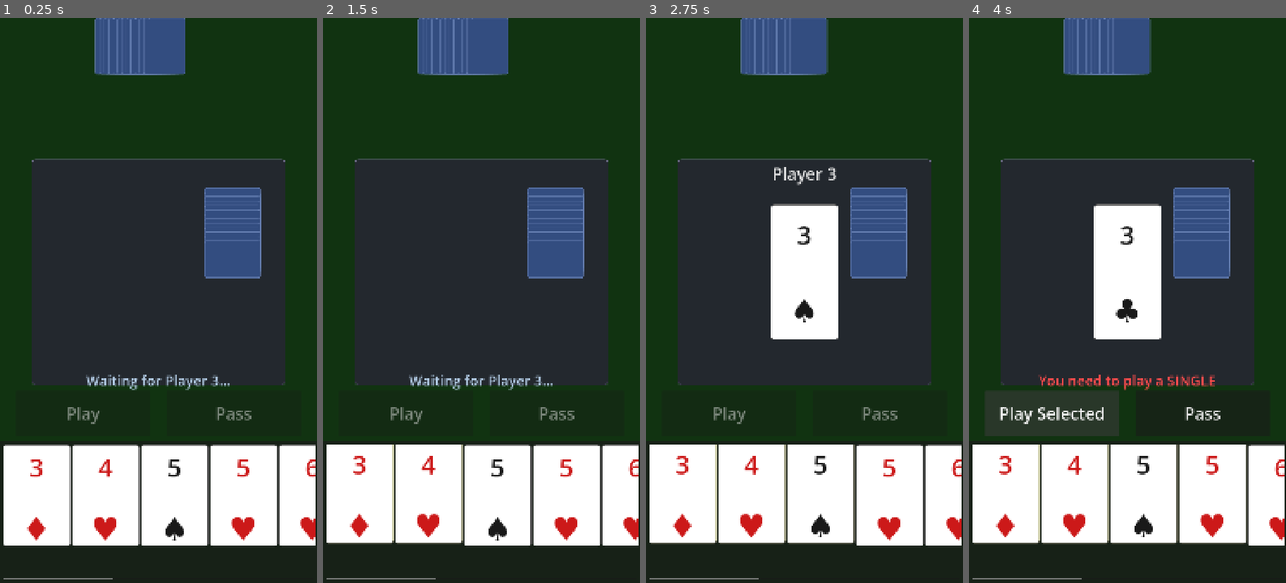
Above: before the commit, frames 1-4 (left to right).
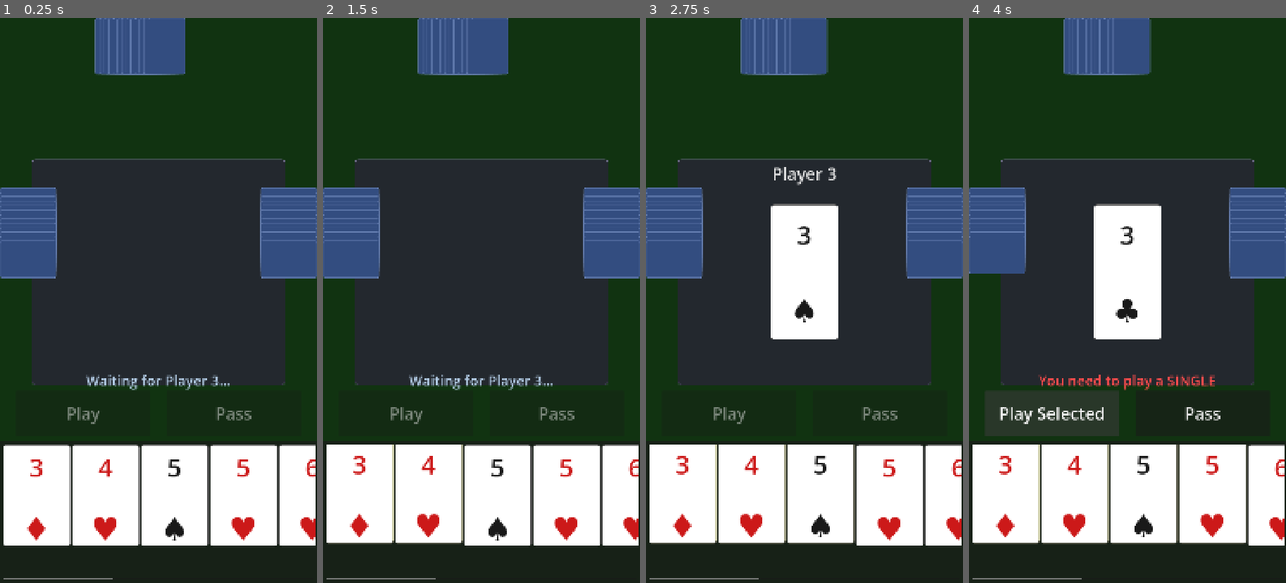
Above: after the commit, the same moments.

Repository: binhrobles/thirteen
Game: Godot game, scene res://scenes/main.tscn
The game is run twice, just before and just after one commit, with the same random seed, the same clock (stepped at 60 frames per second) and the same inputs.
Inputs (mouse positions are in pixels of both pictures, inside the frame that each line leads up to):
- Up to frame 1 (0.25 s): no input
- Up to frame 2 (1.5 s): tap Enter at 0.5 s; move the mouse to (361, 498) at 0.52 s; click (361, 498) at 0.67 s; tap Space at 1.25 s; move the mouse to (427, 498) at 1.27 s; click (427, 498) at 1.42 s
- Up to frame 3 (2.75 s): tap Enter at 2 s; move the mouse to (820, 498) at 2.02 s; click (820, 498) at 2.17 s
- Up to frame 4 (4 s): tap Space at 2.75 s; move the mouse to (1213, 498) at 2.77 s; click (1213, 498) at 2.92 s; click "Play Selected" at 3.5 s

The runs differ from the first frame. In frame 1, 8.6% of the frame differs, in the area x 0-100%, y 30-47%; in frame 2, 8.6%; in frame 3, 8.6%; in frame 4, 8.4%.

Commit message:
Fix rotation positioning: compensate for leftward card extension
Key insight: When rotating 90° CW around top-left, the card's bottom
edge becomes its left edge, extending LEFTWARD from the position.

Corrected positions:
- LEFT: x = card_height (so left edge at 0 after rotation)
- RIGHT: x = size.x (so right edge at size.x after rotation)

Verified with Godot MCP debug output showing correct global positions.

Co-Authored-By: Claude Sonnet 4.5 <noreply@anthropic.com>

Diff:
--- a/scripts/opponent_hand.gd
+++ b/scripts/opponent_hand.gd
@@ -143,19 +143,21 @@
 			# Vertical layout (left/right) - rotate 90 degrees
 			card_back.rotation_degrees = 90
 
-			# When rotating 90° clockwise around top-left (0,0):
-			# After rotation, card occupies x: [position.x] to [position.x + card_height]
-			# So: left_edge = position.x, right_edge = position.x + card_height
+			# When rotating 90° CW around top-left (0,0):
+			# The card's BOTTOM edge becomes its LEFT edge (extends leftward from position)
+			# Original: TL(0,0) -> TR(w,0) -> BR(w,h) -> BL(0,h)
+			# After:    TL(0,0) -> TR(0,-w) -> BR(h,-w) -> BL(h,0)
+			# Visual: extends from x=[pos.x-h] to x=[pos.x], y=[pos.y-w] to y=[pos.y]
 
 			var y_pos: float = i * overlap
 
 			if position_mode == Position.RIGHT:
-				# Right edge should be at size.x, so: position.x + card_height = size.x
-				var x_pos: float = size.x - card_height
+				# Want: right edge at size.x, so: position.x = size.x
+				var x_pos: float = size.x
 				card_back.position = Vector2(x_pos, y_pos)
 			else:  # Position.LEFT
-				# Left edge should be at 0, so: position.x = 0
-				var x_pos: float = 0
+				# Want: left edge at 0, so: position.x - card_height = 0, position.x = card_height
+				var x_pos: float = card_height
 				card_back.position = Vector2(x_pos, y_pos)
 
 		card_backs.append(card_back)
